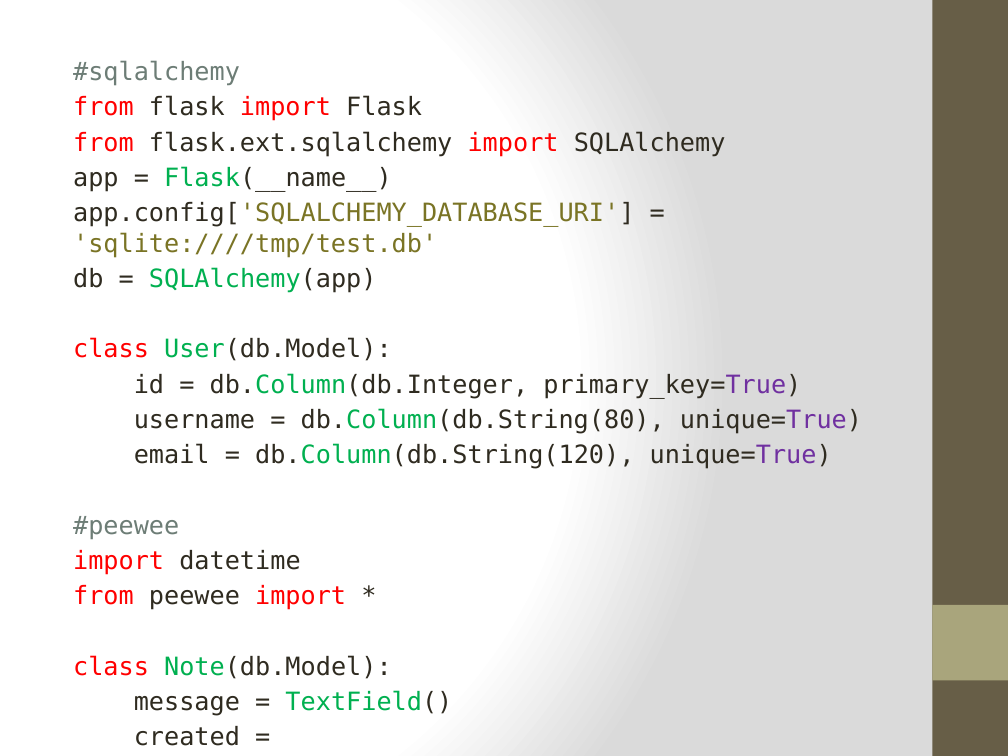
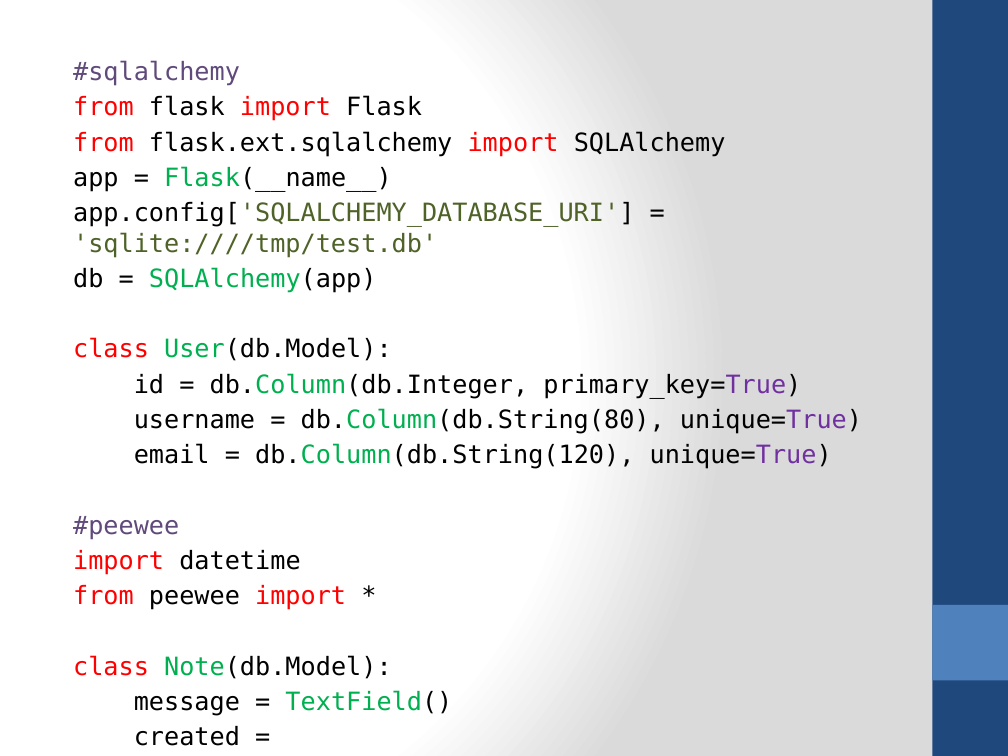
Before and after one commit to itmard/zconf_flask_intro, a slide deck: slide 34 of slide/zconf.pptx (slide 33 before the commit). Drawn at 1008x756 pixels with LibreOffice and Linux fonts; fonts in the diff are those of the drawing. Boxes give left, top, right and bottom in pixels: in the first picture for what was removed or moved away, otherwise in the second. Text is boxed around its words. In the diff, an @@ line names an element or a change of style, - is before the commit and + after.

```diff
--- a/slide/zconf.pptx
+++ b/slide/zconf.pptx
@@ rectangle at [932, 0, 1008, 756]: fill #675E47 to #1F497D @@
@@ text "#sqlalchemy" at [73, 60, 862, 716]: text colour #6D7D76 to #604A7B in "#sqlalchemy", "#peewee"; text colour #2F2B20 to #000000 in "flask Flask", "flask.ext.sqlalchemy SQLAlchemy", "app = Flask(__name__)", "app.config['SQLALCHEMY_DATABASE_URI'] =" and 10 more places; text colour #7A7425 to #4F6228 in "app.config['SQLALCHEMY_DATABASE_URI'] 'sqlite:////tmp/test.d ..." @@
@@ rectangle at [932, 605, 1008, 680]: fill #A9A57C to #4F81BD @@
```
Also in this commit, not shown: 34 other slides changed, 3 slides added, 2 slides removed, 1 other file.
